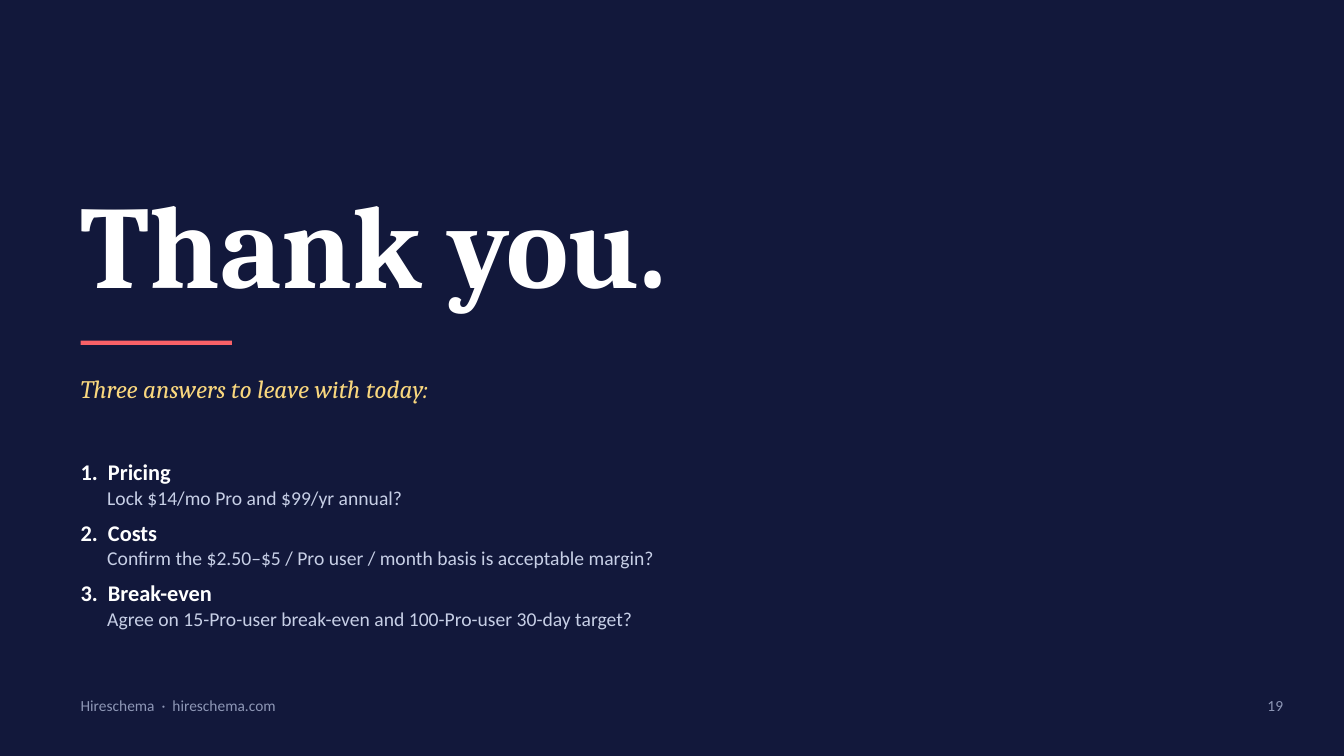
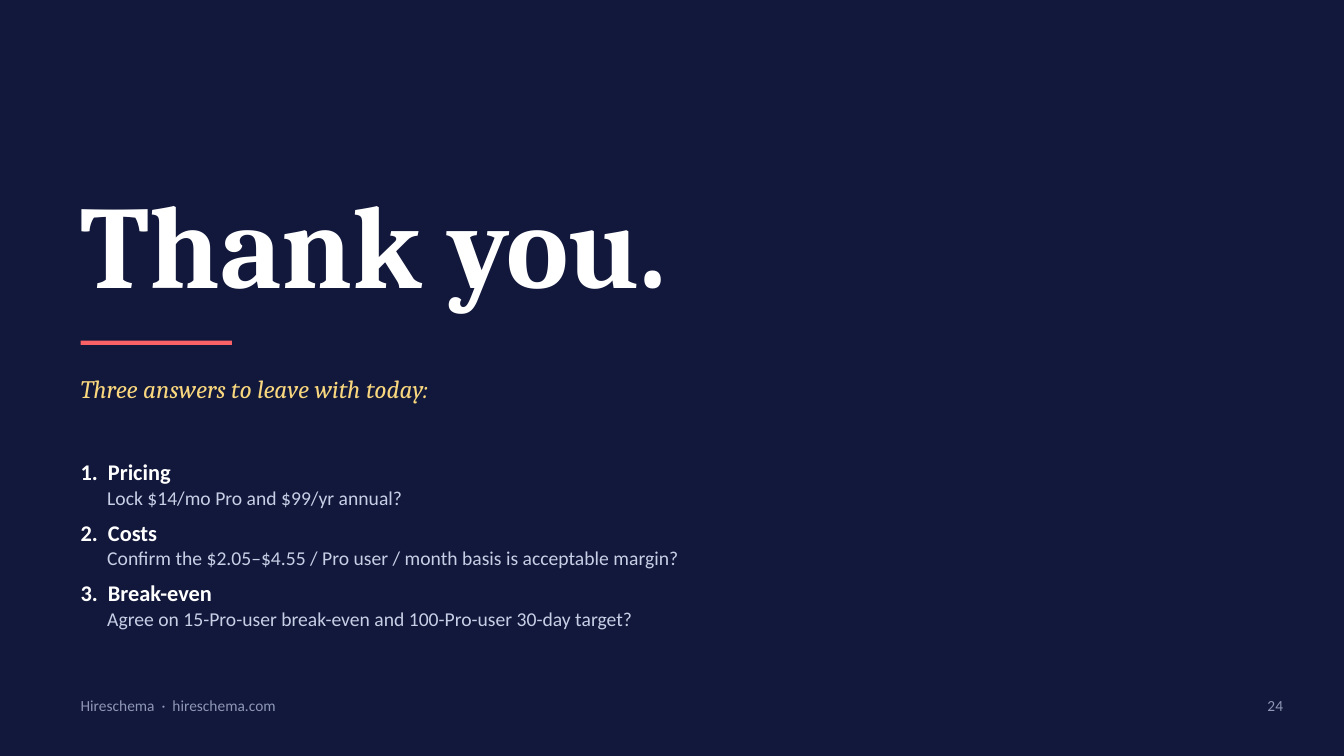
Before and after one commit to rupeshkumar-create/Hireloop, a slide deck: slide 24 of Hireschema-Business-Presentation.pptx (slide 19 before the commit). Drawn at 1344x756 pixels with LibreOffice and Linux fonts; fonts in the diff are those of the drawing. Boxes give left, top, right and bottom in pixels: in the first picture for what was removed or moved away, otherwise in the second. Text is boxed around its words. In the diff, an @@ line names an element or a change of style, - is before the commit and + after.

```diff
--- a/Hireschema-Business-Presentation.pptx
+++ b/Hireschema-Business-Presentation.pptx
@@ text at <box>107,551,678,569</box>: text changed @@
-Confirm the $2.50–$5 / Pro user / month basis is acceptable margin?
+Confirm the $2.05–$4.55 / Pro user / month basis is acceptable margin?
@@ text at <box>1267,701,1283,711</box>: text changed @@
-19
+24
```
Also in this commit, not shown: 16 other slides changed, 7 slides added, 2 slides removed, 9 other files.
